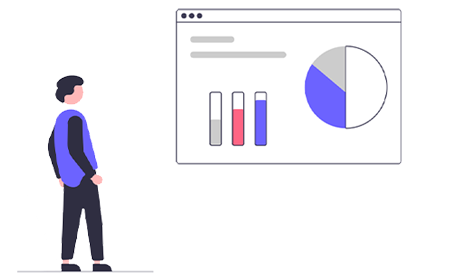
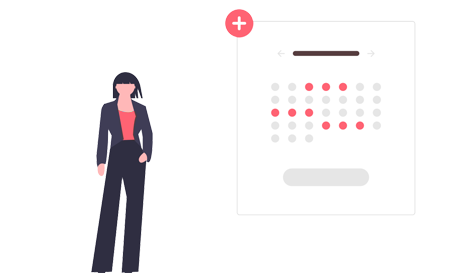
Layers edited between the first and the second 450x273 image:
showed group "Empreendedorismo" (3 layers) over [91, 9, 416, 273]
painted on "undraw_date_picker_gorr" over [225, 9, 365, 130]
added layer "Layer 10" in group "Empreendedorismo" over [116, 108, 138, 141]
hid group "Financeira" (4 layers) over [17, 8, 402, 273]
